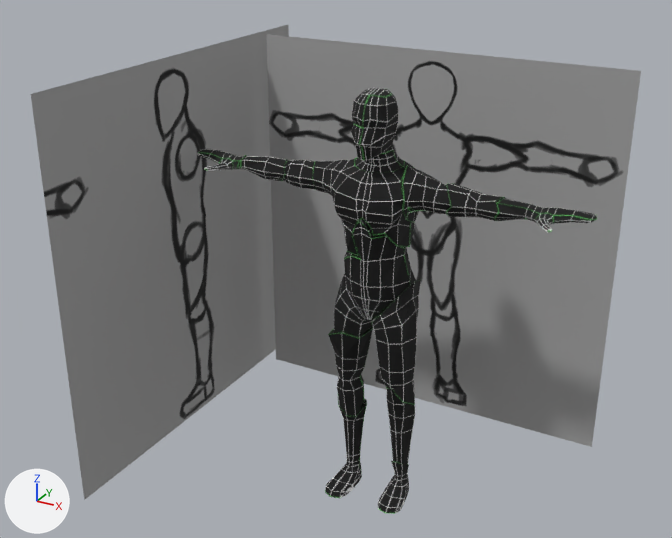
One commit to the FBX model Chamber/Assets/Models/enemytest.FBX: the scene before it, then after it.
Rendered twice from a 50 mm camera at (5.06, -10.24, 5.21) aimed at (-0.53, -0.08, 0.13). The lights are fixed; the arrows at lower left show +X, +Y and +Z. Where no turn or scale is listed for an object, it has been applied to the vertices.
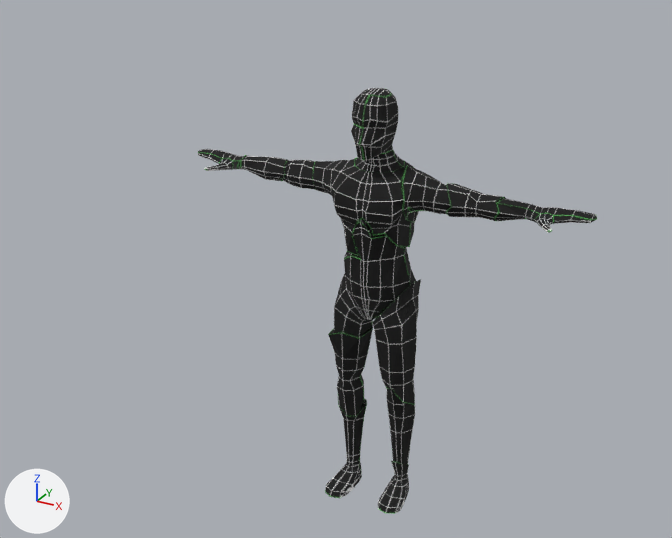
Boxes [x1, y1, x2, y2] around the edits, measured in the pictures (672 x 538 px):
```json
{"object": "Plane001", "change": "deleted", "before": [266, 34, 641, 447]}
{"object": "Plane002", "change": "deleted", "before": [31, 25, 289, 500]}
```

The change, as JSON lines over the scene's bpy script:
```json
{"op": "remove", "block": "ob_plane002", "code": ["ob_plane002 = bpy.data.objects.new('Plane002', me_mesh_001)", "ob_plane002.location = (-2.97, 0.0, 0.0)"]}
{"op": "remove", "block": "ob_plane001", "code": ["ob_plane001 = bpy.data.objects.new('Plane001', me_mesh)", "ob_plane001.location = (0.0, 1.82, 0.0)"]}
```
